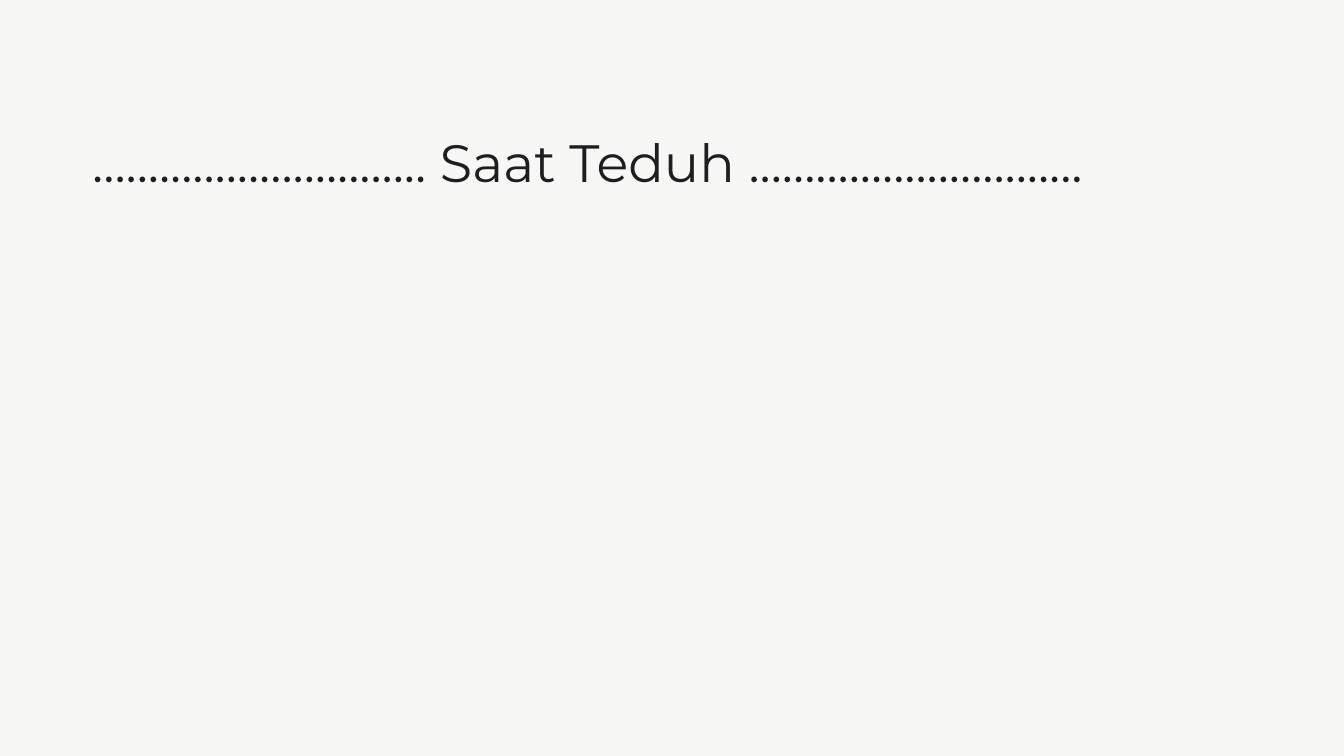
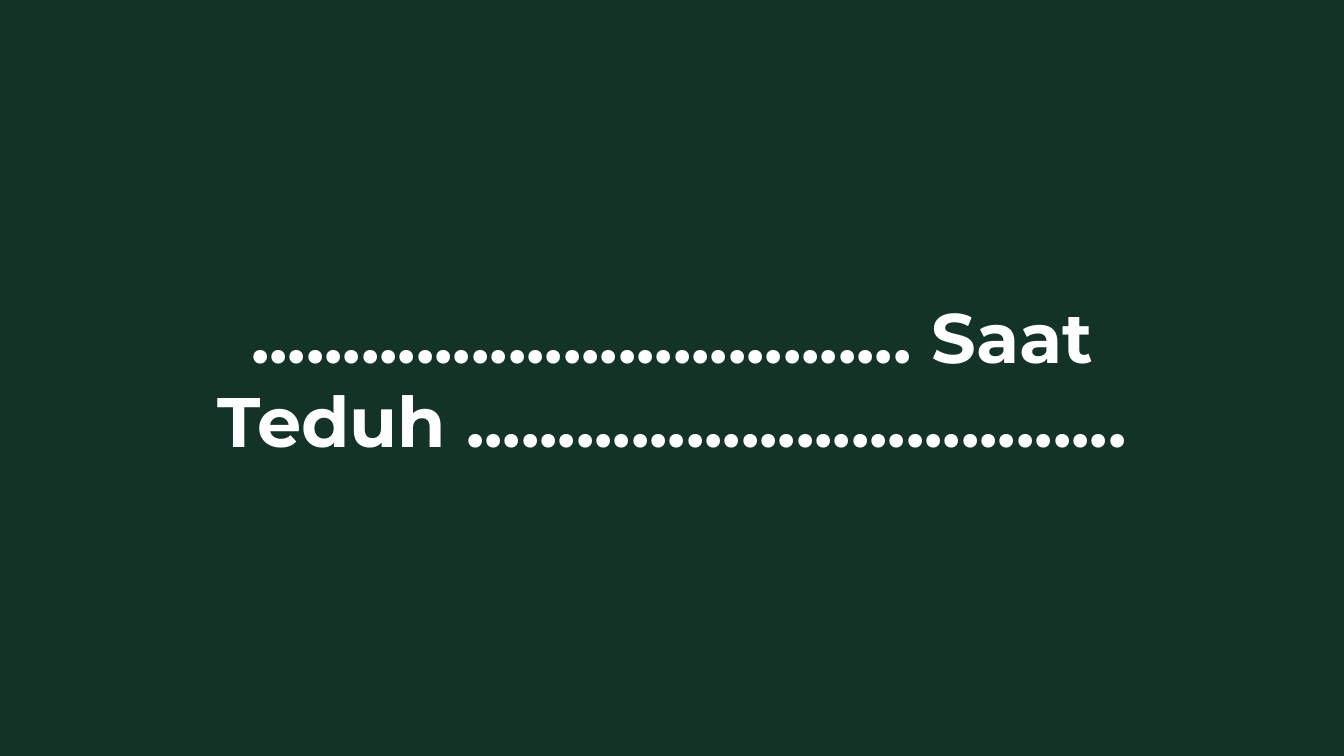
Before and after one commit to jksn23/slide-generator, a slide deck: slide 83 of Ibadah2.pptx (slide 49 before the commit). Drawn at 1344x756 pixels with LibreOffice and Linux fonts; fonts in the diff are those of the drawing. Boxes give left, top, right and bottom in pixels: in the first picture for what was removed or moved away, otherwise in the second. Text is boxed around its words. In the diff, an @@ line names an element or a change of style, - is before the commit and + after.

```diff
--- a/Ibadah2.pptx
+++ b/Ibadah2.pptx
@@ background #F7F8F6 to #123326 @@
@@ text ".................................... Saat Teduh ............ ..." at (x1=218, y1=313, x2=1093, y2=448): vertical alignment top to middle @@
@@ text at (x1=218, y1=313, x2=1093, y2=448): text changed; size 45 to 60 pt; text colour #1E1E1E to #FFFFFF; bold on @@
-.............................. Saat Teduh ..............................
+.................................... Saat Teduh ....................................
```
Also in this commit, not shown: 8 other slides changed, 74 slides added, 40 slides removed, 17 other files.
